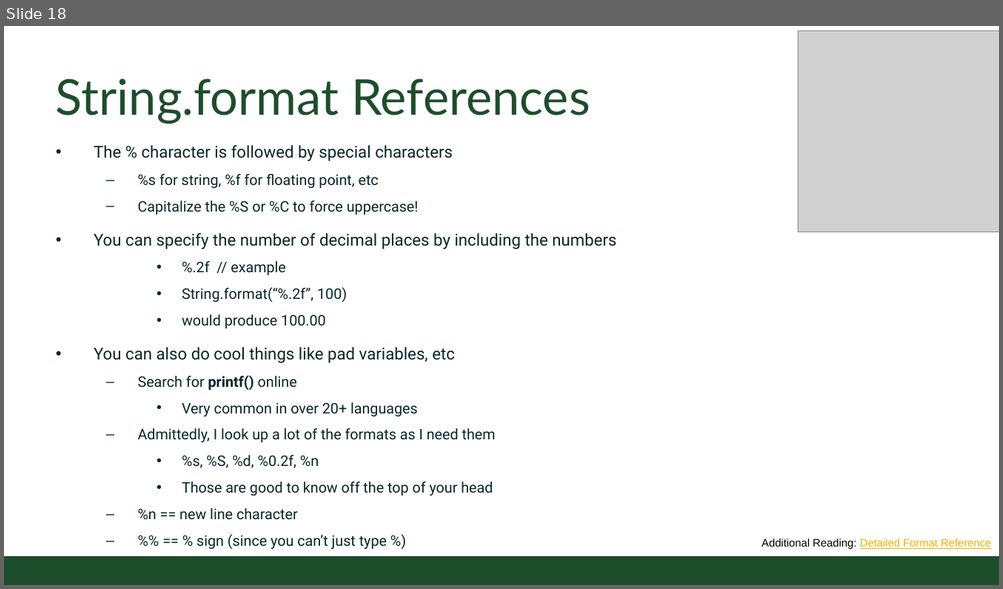
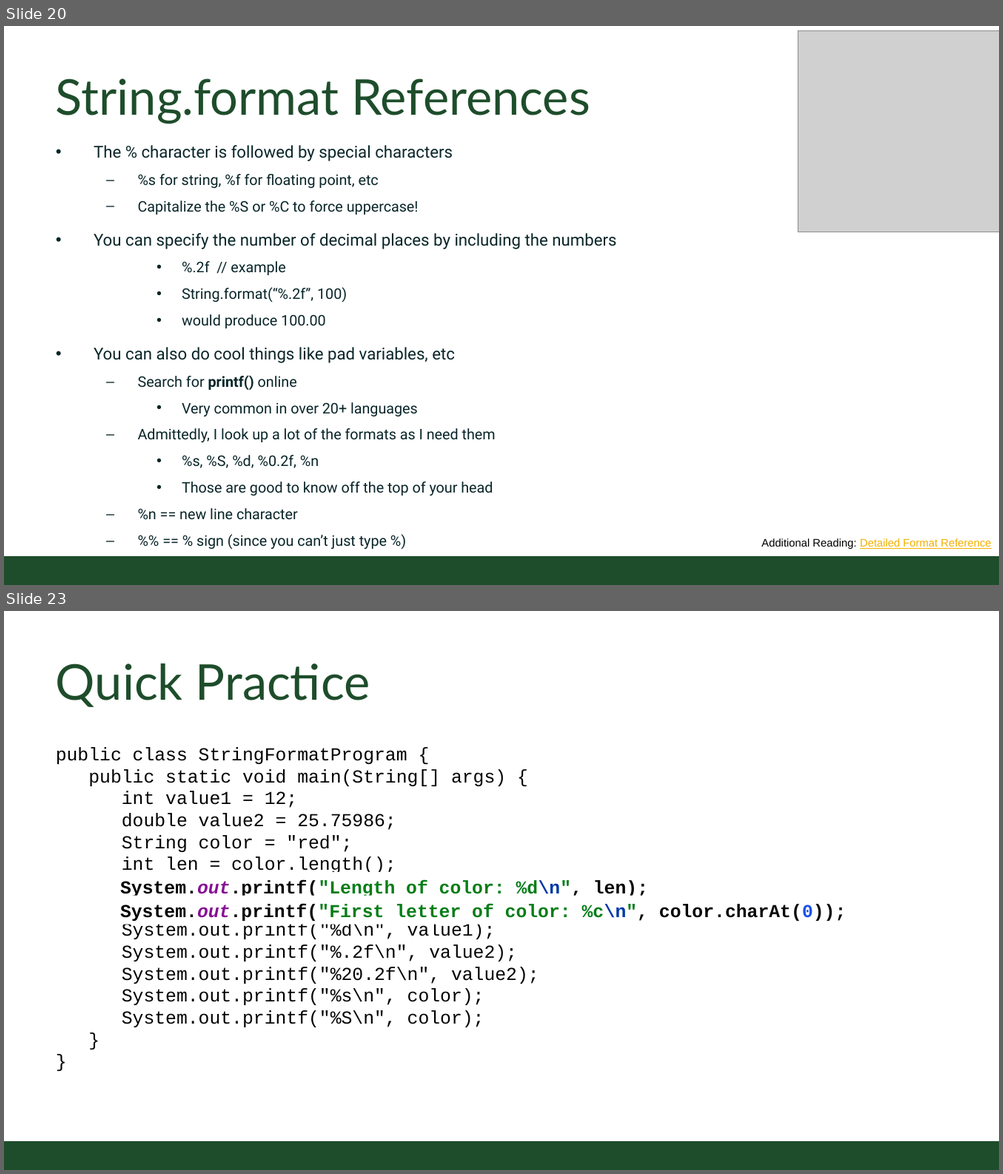
Before and after one commit to CSU-CompSci-CS163-4/Handouts, a slide deck: slides/On-Campus/02_03_CharactersAndStrings.pptx. Shown one above the other, each under a label of ours: slide 18 before the commit, slides 20 and 23 after it; the slides between them are not shown. The pictures are 1003x589 and 1003x1174 pixels, drawn with LibreOffice and Linux fonts; fonts in the diff are those of the drawing; grey boxes stand for pictures; background and template pictures are left out. Boxes give left, top, right and bottom in pixels: in the first picture for what was removed or moved away, otherwise in the second. Text is boxed around its words. In the diff, an @@ line names an element or a change of style, - is before the commit and + after.

Commit message:
Characters and Strings Lecture update

```diff
--- a/slides/On-Campus/02_03_CharactersAndStrings.pptx
+++ b/slides/On-Campus/02_03_CharactersAndStrings.pptx
@@ slide 23 added at (x1=4, y1=611, x2=999, y2=1170), background #FFFFFF; not listed: 1 template element that a slide beside it also shows @@
@@ title added at (x1=56, y1=664, x2=370, y2=707), 54 pt, text #1E4D2B @@
+Quick Practice
@@ text added at (x1=56, y1=747, x2=539, y2=1028), 20 pt, text #000000 @@
+public class StringFormatProgram {
+public static void main(String[] args) {
+int value1 = 12;
+double value2 = 25.75986;
+String color = "red";
+int len = color.length();
+System.out.printf("%d\n", value1);
+System.out.printf("%.2f\n", value2);
+System.out.printf("%20.2f\n", value2);
+System.out.printf("%s\n", color);
+System.out.printf("%S\n", color);
+}
+}
@@ text added at (x1=120, y1=880, x2=648, y2=896), 20 pt, text #067D17, bold @@
+System.out.printf("Length of color: %d\n", len);
@@ text added at (x1=120, y1=903, x2=845, y2=921), 20 pt, text #067D17, bold @@
+System.out.printf("First letter of color: %c\n", color.charAt(0));
@@ what was slide 18 is now slide 20 @@
```
Also in this commit, not shown: 10 slides changed, 4 other slides added.
